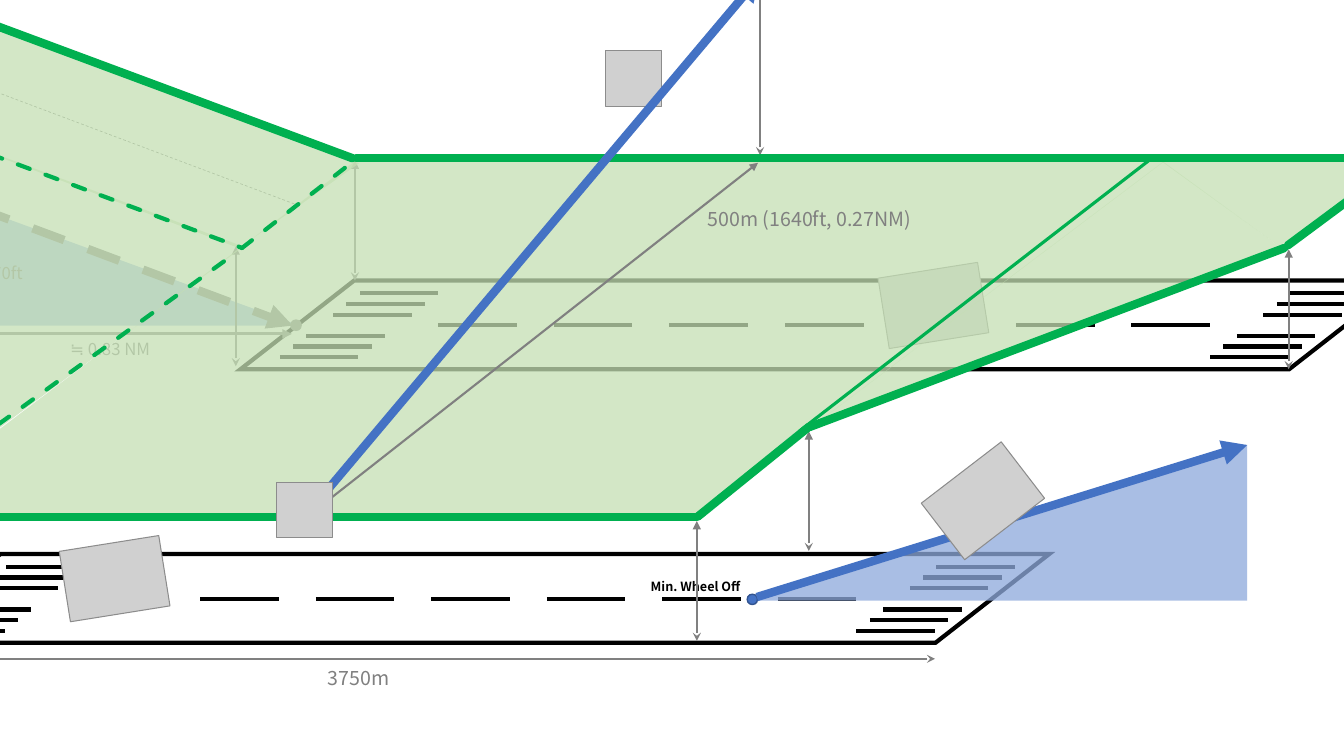
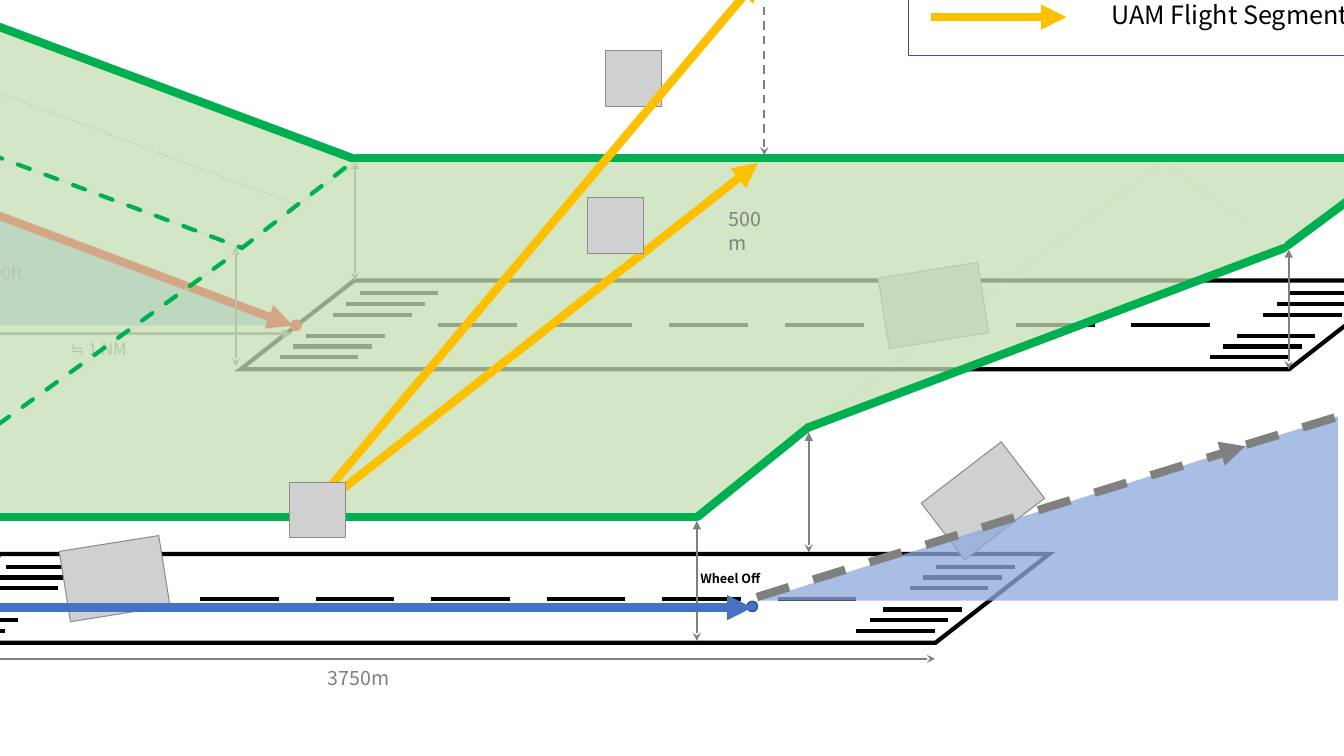
Before and after one commit to sanghyokhan/UAM_RWY-crossing, a slide deck: slide 14 of UAM runway crossing.pptx (slide 19 before the commit). Drawn at 1344x756 pixels with LibreOffice and Linux fonts; fonts in the diff are those of the drawing; grey boxes stand for pictures; background and template pictures are left out. Boxes give left, top, right and bottom in pixels: in the first picture for what was removed or moved away, otherwise in the second. Text is boxed around its words. In the diff, an @@ line names an element or a change of style, - is before the commit and + after.

```diff
--- a/UAM runway crossing.pptx
+++ b/UAM runway crossing.pptx
@@ arrow (309, 512) - (760, 0): stroke #4472C4 6 pt to #FFC000 6 pt @@
@@ double arrow moved from (760, 155) - (760, 0) to (764, 155) - (764, 0) @@
@@ double arrow (764, 155) - (764, 0): stroke #808080 1.5 pt to #808080 1.5 pt dashed @@
@@ rectangle added at (908,0,1344,56), fill #FFFFFF, outline #325491 1 pt @@
@@ arrow added from (931, 17) to (1067, 17), #FFC000 6 pt @@
@@ text added at (1111,4,1344,30), 18 pt, text #000000 @@
+UAM Flight Segment
@@ double arrow (313, 512) - (758, 162): double arrow to arrow; stroke #808080 1.5 pt to #FFC000 6 pt @@
@@ line removed from (800, 431) to (1154, 156) @@
@@ arrow (0, 208) - (292, 326): stroke #808080 6 pt dashed to #FF0000 6 pt @@
@@ picture added at (588,198,643,253) @@
@@ text added at (719,203,789,237), 14 pt, text #808080 @@
+500m
@@ text removed at (707,210,912,230) @@
-500m (1640ft, 0.27NM)
@@ ellipse at (291,321,301,331): fill #808080 to #FF0000; outline #808080 1 pt to #FF0000 1 pt @@
@@ text at (88,338,127,357): text changed @@
-≒ 0.83 NM
+≒ 1 NM
@@ triangle: place and size @@
-triangle at (758,445,1248,600)
+triangle at (758,416,1338,601)
@@ line added from (1246, 445) to (1344, 414), #808080 6 pt dashed @@
@@ arrow (757, 597) - (1245, 447): stroke #4472C4 6 pt to #808080 6 pt dashed @@
@@ picture: place and size @@
-picture at (277,482,333,537)
+picture at (289,482,345,537)
@@ text at (700,572,760,583): text changed @@
-Min. Wheel Off
+Wheel Off
@@ arrow added from (0, 608) to (752, 608), #4472C4 6 pt @@
@@ ellipse: place and size @@
-ellipse at (747,595,757,605)
+ellipse at (747,601,757,611)
```
Also in this commit, not shown: 5 other slides changed, 3 slides added, 2 slides removed, 17 other files.
